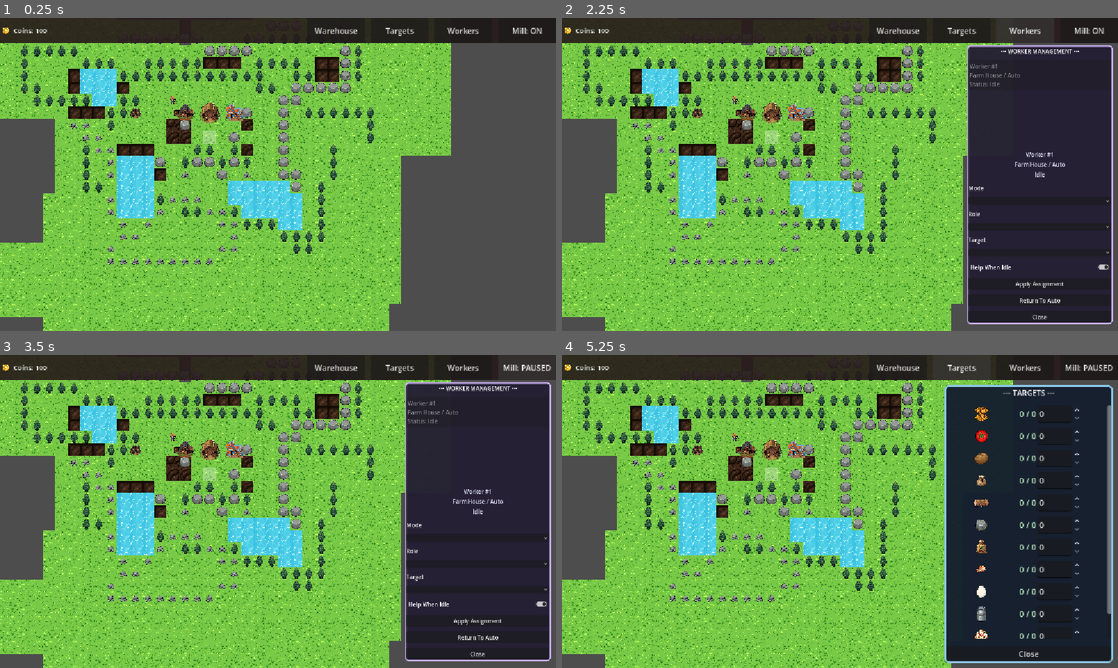
Above: before the commit, frames 1-4 (two rows, left to right).
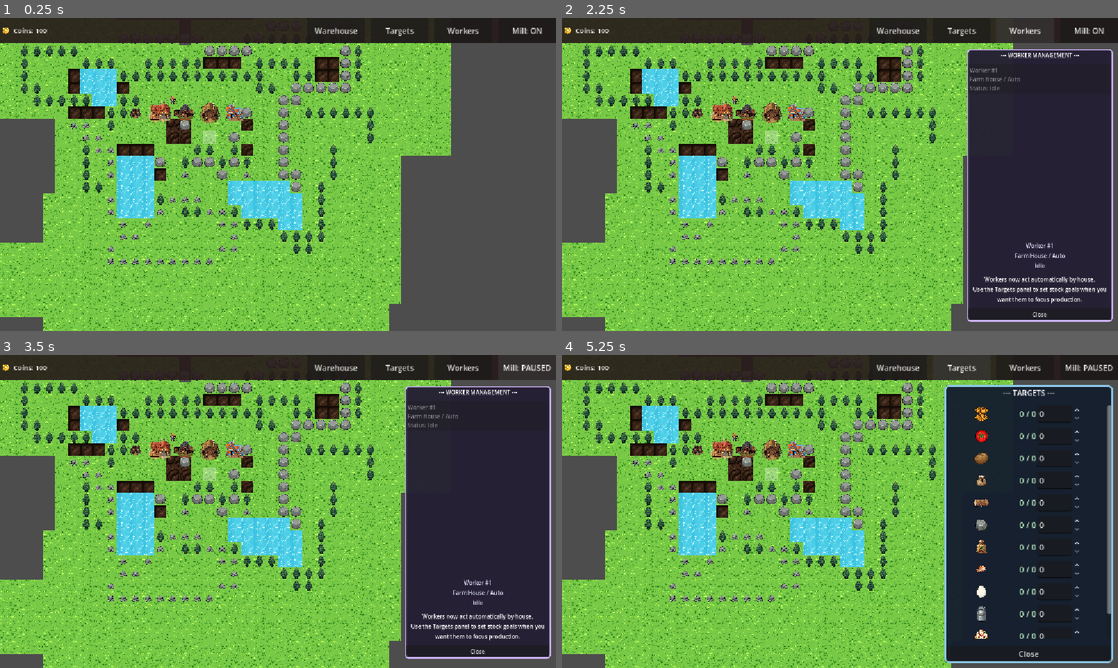
Above: after the commit, the same moments.

Repository: JoeKittiphong/CozyAutoFarm2
Game: Godot game, scene res://scenes/world/world.tscn
Same seed, same stepped clock (60 frames per second), same inputs: the game is played once before the commit and once after it.
Inputs (mouse positions are in pixels of both pictures, inside the frame that each line leads up to):
- Up to frame 1 (0.25 s): no input
- Up to frame 2 (2.25 s): click "Warehouse" at 0.5 s; click "Targets" at 1.25 s; click "Workers" at 2 s
- Up to frame 3 (3.5 s): click "Mill: ON" at 2.75 s
- Up to frame 4 (5.25 s): click (1040, 621) at 3.5 s, where only the run before the commit has a clickable "Apply Assignment"; click "Warehouse" at 4.25 s; click "Targets" at 5 s

The runs differ from the first frame. In frame 1, 0.2% of the frame differs, in the area x 26-31%, y 26-34%; in frame 2, 2.8%, in the area x 26-100%, y 8-98%; in frame 3, 2.8%; in frame 4, 0.2%.
Error before the commit: Invalid assignment of property or key 'text' with value of type 'String' on a base object of type 'null instance'. (res://scenes/ui/hud.gd:160)

Commit message:
feat: implement core game systems including farm management, worker entities, and UI HUD panels

Diff:
--- a/entities/worker/worker.gd
+++ b/entities/worker/worker.gd
@@ -365,7 +365,7 @@
 				_add_carried_item(item_type, 1)
 				break
 
-		current_path = _grid_manager.get_path_cells(grid_pos, GameData.STORAGE_POS)
+		current_path = _grid_manager.get_path_cells(grid_pos, GameData.get_storage_pos())
 		is_working = false
 		return
 
@@ -377,8 +377,8 @@
 func _handle_fetch_animal() -> void:
 	if carried_animal == null:
 		var grid_pos = _get_current_grid_pos()
-		if grid_pos != GameData.SHOP_POS:
-			current_path = _grid_manager.get_path_cells(grid_pos, GameData.SHOP_POS)
+		if grid_pos != GameData.get_shop_pos():
+			current_path = _grid_manager.get_path_cells(grid_pos, GameData.get_shop_pos())
 			is_working = false
 			return
 
@@ -551,8 +551,8 @@
 	if _get_total_carried_items() >= MAX_CARRY:
 		_start_delivery()
 
-func _get_storage_pos_for_item(item_type: String) -> Vector2i:
-	return GameData.PROCESSING_STORAGE_POS if item_type in [GameData.ITEM_FLOUR, GameData.ITEM_TOMATO, GameData.ITEM_TOMATO_SAUCE] else GameData.STORAGE_POS
+func _get_storage_pos_for_item(_item_type: String) -> Vector2i:
+	return GameData.get_storage_pos()
 
 func _add_carried_item(item_type: String, amount: int) -> void:
 	carried_items[item_type] = _get_carried_amount(item_type) + amount
@@ -612,7 +612,7 @@
 	item_sprite.position = Vector2(GameData.TILE_SIZE / 2.0, -10.0 - (count * 8))
 
 func _start_delivery() -> void:
-	current_job = {"type": GameData.JOB_DELIVER, "target_pos": GameData.PROCESSING_STORAGE_POS}
+	current_job = {"type": GameData.JOB_DELIVER, "target_pos": GameData.get_storage_pos()}
 	current_path = _grid_manager.get_path_cells(_get_current_grid_pos(), current_job.target_pos)
 	is_working = false
 
--- a/scenes/ui/hud.tscn
+++ b/scenes/ui/hud.tscn
@@ -231,6 +231,12 @@
 text = "No worker selected"
 horizontal_alignment = 1
 
+[node name="InfoLabel" type="Label" parent="SidePanels/WorkerManagePanel/Content" unique_id=1331483967]
+layout_mode = 2
+text = "Workers now act automatically by house."
+horizontal_alignment = 1
+autowrap_mode = 2
+
 [node name="ModeLabel" type="Label" parent="SidePanels/WorkerManagePanel/Content" unique_id=1856606592]
 layout_mode = 2
 text = "Mode"
--- a/scenes/world/world.gd
+++ b/scenes/world/world.gd
@@ -21,6 +21,8 @@
 @onready var house_marker: Marker2D = $HouseMarker
 @onready var gathering_house_marker: Marker2D = $GatheringHouseMarker
 @onready var factory_house_marker: Marker2D = $FactoryHouseMarker
+@onready var central_warehouse_marker: Marker2D = $CentralWarehouseMarker
+@onready var central_warehouse_storage_marker: Marker2D = $CentralWarehouseStorageMarker
 @onready var shop_marker: Marker2D = $ShopMarker
 @onready var worker_spawn_marker: Marker2D = $WorkerSpawnMarker
 @onready var animal_shop_spawn_marker: Marker2D = $AnimalShopSpawnMarker
@@ -67,17 +69,27 @@
 	_spawn_worker_house(GameData.WORKER_DOMAIN_FARM, house_marker, "res://assets/sprites/worker_house.png")
 	_spawn_worker_house(GameData.WORKER_DOMAIN_GATHERING, gathering_house_marker, "res://assets/sprites/gathering_house.png")
 	_spawn_worker_house(GameData.WORKER_DOMAIN_FACTORY, factory_house_marker, "res://assets/sprites/factory_house.png")
+	_spawn_central_warehouse()
 
 	var shop_pos: Vector2i = _marker_to_grid(shop_marker)
+	GameData.set_shop_pos(shop_pos)
 	_spawn_sprite(building_layer, shop_pos, "res://assets/sprites/shop_building.png", Color.BROWN)
 	GridManager.set_cell_solid(shop_pos, true)
 
 	_spawn_worker(GameData.WORKER_DOMAIN_FARM)
 
-func _spawn_worker_house(domain_id: String, marker: Marker2D, texture_path: String) -> void:
+func _spawn_worker_house(_domain_id: String, marker: Marker2D, texture_path: String) -> void:
 	var house_pos: Vector2i = _marker_to_grid(marker)
 	_spawn_sprite(building_layer, house_pos, texture_path, Color.BROWN)
 	GridManager.set_cell_solid(house_pos, true)
+
+func _spawn_central_warehouse() -> void:
+	var warehouse_pos: Vector2i = _marker_to_grid(central_warehouse_marker)
+	var storage_pos: Vector2i = GridManager.find_nearest_walkable_land_cell(_marker_to_grid(central_warehouse_storage_marker), 8)
+	GameData.set_storage_pos(storage_pos)
+	GameData.set_processing_storage_pos(storage_pos)
+	_spawn_sprite(building_layer, warehouse_pos, "res://assets/sprites/central_warehouse.png", Color.SLATE_GRAY)
+	GridManager.set_cell_solid(warehouse_pos, true)
 
 func _on_viewport_size_changed() -> void:
 	call_deferred("_frame_start_camera")
@@ -117,7 +129,7 @@
 				max_cell.x = max(max_cell.x, cell.x)
 				max_cell.y = max(max_cell.y, cell.y)
 
-	for marker in [house_marker, shop_marker, worker_spawn_marker, animal_shop_spawn_marker]:
+	for marker in [house_marker, central_warehouse_marker, central_warehouse_storage_marker, shop_marker, worker_spawn_marker, animal_shop_spawn_marker]:
 		var cell := _marker_to_grid(marker)
 		if not has_any:
 			has_any = true
@@ -230,7 +242,10 @@
 	return _get_safe_spawn_world_position(house_marker_for_domain)
 
 func _is_shop_interaction_cell(grid_pos: Vector2i) -> bool:
-	return grid_pos == _marker_to_grid(shop_marker)
+	return grid_pos == GameData.get_shop_pos()
+
+func _is_warehouse_interaction_cell(grid_pos: Vector2i) -> bool:
+	return grid_pos == _marker_to_grid(central_warehouse_marker) or grid_pos == GameData.get_storage_pos()
 
 func _can_place_blueprint(grid_pos: Vector2i, blueprint_def: BlueprintDefinition) -> bool:
 	if blueprint_def == null:
@@ -255,6 +270,12 @@
 		var hud = get_node_or_null("HUD")
 		if hud:
 			hud.toggle_shop()
+		return
+
+	if _is_warehouse_interaction_cell(grid_pos):
+		var hud = get_node_or_null("HUD")
+		if hud:
+			hud._toggle_warehouse_panel()
 		return
 
 	if _farm_manager.get_tile_state(grid_pos) == _farm_manager.TileState.EMPTY:
@@ -418,7 +439,7 @@
 		sprite.scale = Vector2(GameData.TILE_SIZE / t_size.x, GameData.TILE_SIZE / t_size.y)
 		if "crop" in texture_path or "sprout" in texture_path or "ready" in texture_path:
 			sprite.scale *= 0.6
-		if "_house" in texture_path:
+		if "_house" in texture_path or "warehouse" in texture_path:
 			sprite.scale *= 2.0
 			sprite.position -= Vector2(GameData.TILE_SIZE / 2.0, GameData.TILE_SIZE / 2.0)
 
--- a/scenes/world/world.tscn
+++ b/scenes/world/world.tscn
@@ -50,6 +50,12 @@
 [node name="FactoryHouseMarker" type="Marker2D" parent="." unique_id=802417806]
 position = Vector2(320, -192)
 
+[node name="CentralWarehouseMarker" type="Marker2D" parent="." unique_id=802417807]
+position = Vector2(-448, -192)
+
+[node name="CentralWarehouseStorageMarker" type="Marker2D" parent="." unique_id=802417808]
+position = Vector2(-448, -64)
+
 [node name="ShopMarker" type="Marker2D" parent="." unique_id=1486291478]
 position = Vector2(-704, -192)
 
--- a/systems/core/game_data.gd
+++ b/systems/core/game_data.gd
@@ -132,6 +132,9 @@
 static var _sellable_item_order: Array[String] = []
 static var _blueprint_order: Array[String] = []
 static var _shop_animal_order: Array[String] = []
+static var _storage_pos_runtime: Vector2i = STORAGE_POS
+static var _processing_storage_pos_runtime: Vector2i = PROCESSING_STORAGE_POS
+static var _shop_pos_runtime: Vector2i = SHOP_POS
 
 static func _ensure_resource_maps() -> void:
 	if not _item_defs_by_id.is_empty() and not _blueprint_defs_by_id.is_empty() and not _processor_defs_by_id.is_empty() and not _animal_defs_by_id.is_empty() and not _world_resource_defs_by_id.is_empty():
@@ -229,6 +232,24 @@
 static func get_item_order() -> Array[String]:
 	_ensure_resource_maps()
 	return _item_order.duplicate()
+
+static func set_storage_pos(cell: Vector2i) -> void:
+	_storage_pos_runtime = cell
+
+static func get_storage_pos() -> Vector2i:
+	return _storage_pos_runtime
+
+static func set_processing_storage_pos(cell: Vector2i) -> void:
+	_processing_storage_pos_runtime = cell
+
+static func get_processing_storage_pos() -> Vector2i:
+	return _processing_storage_pos_runtime
+
+static func set_shop_pos(cell: Vector2i) -> void:
+	_shop_pos_runtime = cell
+
+static func get_shop_pos() -> Vector2i:
+	return _shop_pos_runtime
 
 static func get_sellable_item_order() -> Array[String]:
 	_ensure_resource_maps()
--- a/systems/farm/farm_manager.gd
+++ b/systems/farm/farm_manager.gd
@@ -60,7 +60,7 @@
 				"item_type": String(output_def.get("item", "")),
 				"output_item_type": String(output_def.get("item", "")),
 				"amount": int(output_def.get("amount", 1)),
-				"storage_pos": _get_safe_storage_pos(Vector2i(data.get("collect_storage_pos", GameData.PROCESSING_STORAGE_POS))),
+				"storage_pos": _get_safe_storage_pos(GameData.get_storage_pos()),
 				"interaction_pos": _get_processor_interaction_pos(cell),
 			})
 			_notify_world_visual(cell, String(data.get("ready_state_name", "READY")), GameData.get_processor_ready_texture(String(data.get("processor_type", "")), get_tile_level(cell)))
@@ -189,7 +189,7 @@
 	var stored_inputs: Dictionary = data.get("stored_inputs", {})
 	var retry_until: Dictionary = data.get("input_retry_until", {})
 	var now_seconds: float = Time.get_ticks_msec() / 1000.0
-	var storage_pos: Vector2i = _get_safe_storage_pos(Vector2i(data.get("deliver_storage_pos", GameData.STORAGE_POS)))
+	var storage_pos: Vector2i = _get_safe_storage_pos(GameData.get_storage_pos())
 	var interaction_pos: Vector2i = _get_processor_interaction_pos(cell)
 	if not GridManager.is_walkable_land_cell(storage_pos):
 		return
Binary file added: assets/sprites/central_warehouse.png
Not shown, added: assets/sprites/central_warehouse.png.import
